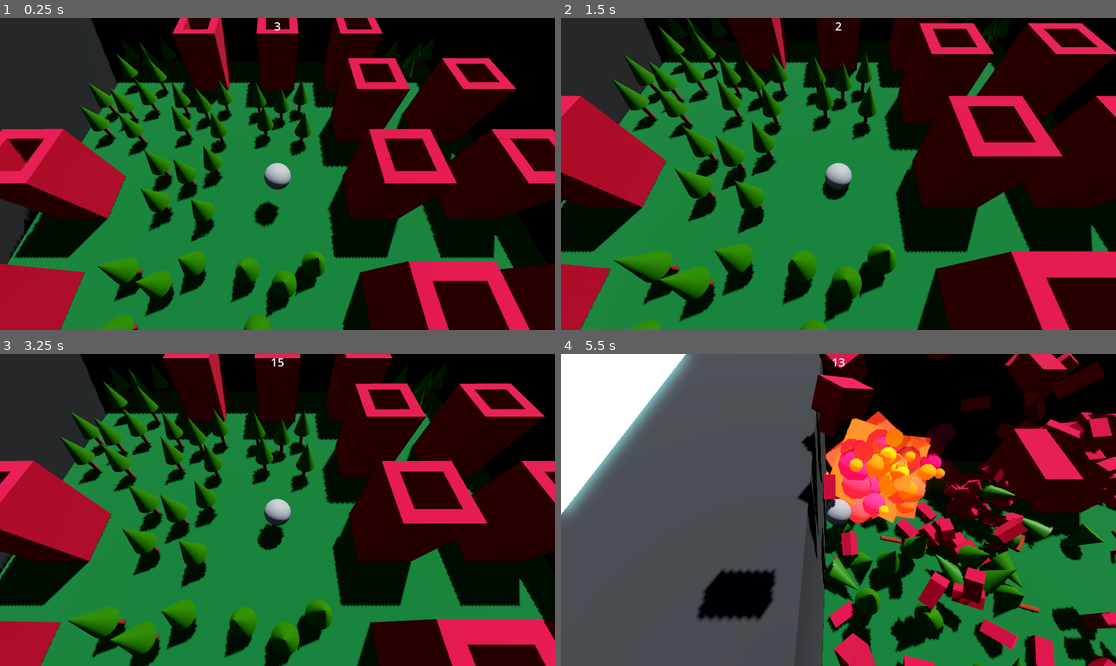
Above: before the commit, frames 1-4 (two rows, left to right).
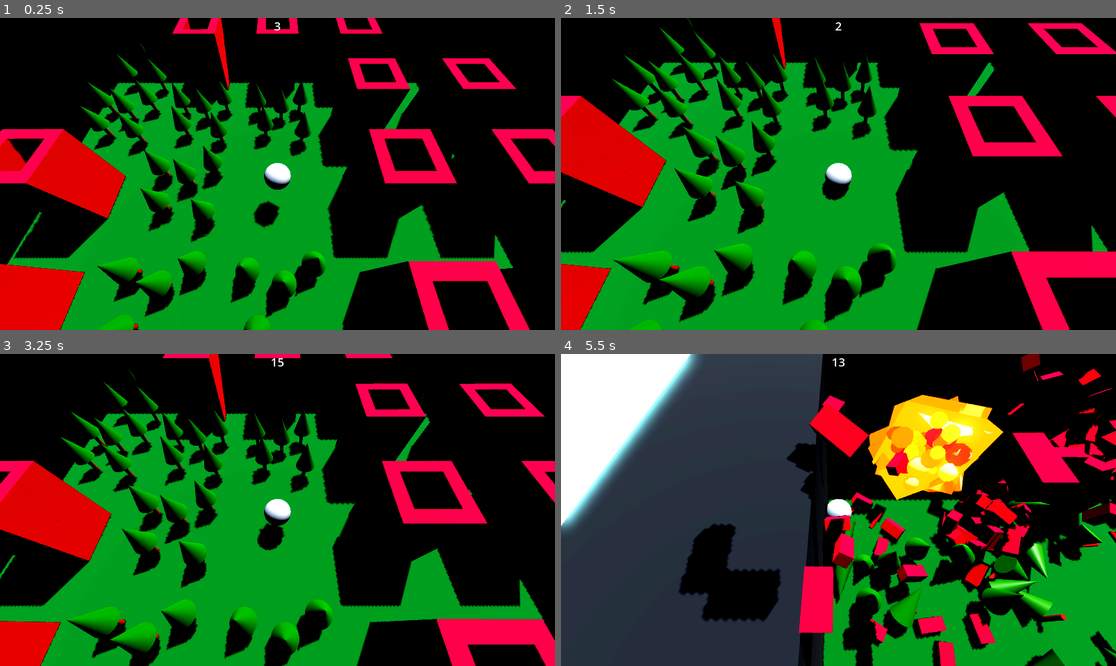
Above: after the commit, the same moments.

Repository: arocull/EnvisionJam2023
Game: Godot game, scene res://map/city.tscn
The game is run twice, just before and just after one commit, with the same random seed, the same clock (stepped at 60 frames per second) and the same inputs. A sky picture missing from this copy of the repository is replaced by a grey-blue gradient.
Inputs (mouse positions are in pixels of both pictures, inside the frame that each line leads up to):
- Up to frame 1 (0.25 s): no input
- Up to frame 2 (1.5 s): move the mouse to (960, 158) at 0.52 s; press the mouse at (960, 158) at 0.53 s; hold D (move_right) 0.53-1.28 s; tap Space (move_jump) at 0.77 s; tap Enter at 1.25 s; move the mouse to (727, 189) at 1.27 s; release the mouse at (727, 189) at 1.28 s; hold S (move_back) from 1.28 s (still down); click (727, 189) at 1.35 s
- Up to frame 3 (3.25 s): tap Space (move_jump) at 1.52, 2, 3.02 s; move the mouse to (333, 441) at 2.02 s; release S (move_back) at 2.03 s; press the mouse at (333, 441) at 2.03 s; hold D (move_right) 2.03-2.78 s; tap Enter at 2.75 s; move the mouse to (249, 572) at 2.77 s; release the mouse at (249, 572) at 2.78 s; hold W (move_forward) from 2.78 s (still down); click (249, 572) at 2.85 s
- Up to frame 4 (5.5 s): move the mouse to (1005, 556) at 3.52 s; release W (move_forward) at 3.53 s; press the mouse at (1005, 556) at 3.53 s; hold A (move_left) 3.53-5.03 s; tap Space (move_jump) at 3.77, 4.52 s; move the mouse to (672, 463) at 4.27 s; release the mouse at (672, 463) at 4.28 s; click (672, 463) at 4.35 s; move the mouse to (866, 510) at 5.02 s; press the mouse at (866, 510) at 5.03 s; hold S (move_back) from 5.03 s (still down)

The runs differ from the first frame. In frame 1, 75% of the frame differs, in the area x 0-100%, y 0-100%; in frame 2, 80%; in frame 3, 76%; in frame 4, 81%.

Commit message:
Increase explosion size, more visual touches

Diff:
--- a/efx/explosion.gd
+++ b/efx/explosion.gd
@@ -15,7 +15,6 @@
 	if not exploded:
 		exploded = true
 		var bodies = $Area3D.get_overlapping_bodies()
-		print(bodies.size())
 		for b in bodies:
 			if b is RigidBody3D:
 				var offset: Vector3 = b.global_position - global_position
--- a/efx/explosion.tscn
+++ b/efx/explosion.tscn
@@ -17,7 +17,7 @@
 size = Vector3(1.25, 1.25, 1.25)
 
 [sub_resource type="SphereShape3D" id="SphereShape3D_4ousl"]
-radius = 2.5
+radius = 3.0
 
 [node name="explosion" type="Node3D"]
 script = ExtResource("1_hj2kf")
--- /dev/null
+++ b/efx/processmat_dust.tres
@@ -0,0 +1,33 @@
+[gd_resource type="ParticleProcessMaterial" load_steps=5 format=3 uid="uid://dxt4ao67ytwu1"]
+
+[sub_resource type="Gradient" id="Gradient_bcne2"]
+offsets = PackedFloat32Array(0.502604, 1)
+colors = PackedColorArray(0.259294, 0.259294, 0.259294, 1, 0.230315, 0.230315, 0.230315, 0)
+
+[sub_resource type="GradientTexture1D" id="GradientTexture1D_lvlk1"]
+gradient = SubResource("Gradient_bcne2")
+
+[sub_resource type="Curve" id="Curve_shxj1"]
+max_value = 2.0
+_data = [Vector2(0, 1), 0.0, 5.28182, 0, 0, Vector2(1, 2), 1.04075, 0.0, 0, 0]
+point_count = 2
+
+[sub_resource type="CurveTexture" id="CurveTexture_idsft"]
+curve = SubResource("Curve_shxj1")
+
+[resource]
+lifetime_randomness = 0.7
+particle_flag_align_y = true
+spread = 90.0
+gravity = Vector3(0, 1, 0)
+initial_velocity_min = 2.0
+initial_velocity_max = 3.0
+angular_velocity_min = -45.0
+angular_velocity_max = 45.0
+damping_min = 4.0
+damping_max = 4.0
+angle_min = -180.0
+angle_max = 180.0
+scale_max = 2.0
+scale_curve = SubResource("CurveTexture_idsft")
+color_ramp = SubResource("GradientTexture1D_lvlk1")
--- /dev/null
+++ b/efx/shader_dust.tres
@@ -0,0 +1,39 @@
+[gd_resource type="VisualShader" load_steps=3 format=3 uid="uid://cgkhe68qksn7t"]
+
+[sub_resource type="VisualShaderNodeInput" id="VisualShaderNodeInput_2i176"]
+input_name = "color"
+
+[sub_resource type="VisualShaderNodeVectorDecompose" id="VisualShaderNodeVectorDecompose_13gve"]
+default_input_values = [0, Quaternion(0, 0, 0, 0)]
+op_type = 2
+
+[resource]
+code = "shader_type spatial;
+
+
+
+void fragment() {
+// Input:2
+	vec4 n_out2p0 = COLOR;
+
+
+// VectorDecompose:3
+	float n_out3p0 = n_out2p0.x;
+	float n_out3p1 = n_out2p0.y;
+	float n_out3p2 = n_out2p0.z;
+	float n_out3p3 = n_out2p0.w;
+
+
+// Output:0
+	ALBEDO = vec3(n_out2p0.xyz);
+	ALPHA = n_out3p3;
+
+
+}
+"
+graph_offset = Vector2(-278.025, 9.30771)
+nodes/fragment/2/node = SubResource("VisualShaderNodeInput_2i176")
+nodes/fragment/2/position = Vector2(-580, 180)
+nodes/fragment/3/node = SubResource("VisualShaderNodeVectorDecompose_13gve")
+nodes/fragment/3/position = Vector2(-220, 260)
+nodes/fragment/connections = PackedInt32Array(2, 0, 0, 0, 2, 0, 3, 0, 3, 3, 0, 1)
--- a/map/city.tscn
+++ b/map/city.tscn
@@ -20,8 +20,13 @@
 background_energy_multiplier = 0.5
 sky = SubResource("Sky_pkoej")
 ambient_light_source = 3
-tonemap_mode = 2
+reflected_light_source = 2
+tonemap_mode = 3
+ssao_enabled = true
 glow_enabled = true
+adjustment_enabled = true
+adjustment_brightness = 1.25
+adjustment_contrast = 1.5
 
 [sub_resource type="WorldBoundaryShape3D" id="WorldBoundaryShape3D_w5xy7"]
 
--- a/player/movement.gd
+++ b/player/movement.gd
@@ -10,7 +10,7 @@
 @onready var attack_cooldown: float = max_attack_cooldown
 
 func _ready():
-	pass
+	$dust.emitting = false
 
 func _physics_process(delta):
 	if GameManager.phase != GameManager.PHASE.Game:
@@ -29,6 +29,10 @@
 		grounded = true
 		if Input.is_action_just_pressed("move_jump"):
 			apply_central_impulse(hitResults.get("normal", Vector3.UP) * jump_force)
+
+		$dust.global_position = hitResults.get("position")
+
+	$dust.emitting = (linear_velocity.length() > 4) && grounded
 
 	# Get the input direction and handle the movement/deceleration.
 	# As good practice, you should replace UI actions with custom gameplay actions.
--- a/player/player.gd
+++ b/player/player.gd
@@ -9,10 +9,7 @@
 
 func _process(delta):
 	$cam_parent.global_transform.origin = $RigidBody3D.global_transform.origin
-
 	$cam_parent/cam_offset/Camera3D.position = random_vector() * (min(shake, 200) / 1000)
-
-	print(shake)
 	shake -= delta * shake_decay
 	if shake < 0:
 		shake = 0
--- a/player/player.tscn
+++ b/player/player.tscn
@@ -1,7 +1,9 @@
-[gd_scene load_steps=5 format=3 uid="uid://bnqe7swv3siy6"]
+[gd_scene load_steps=9 format=3 uid="uid://bnqe7swv3siy6"]
 
 [ext_resource type="Script" path="res://player/player.gd" id="1_v6ny5"]
 [ext_resource type="Script" path="res://player/movement.gd" id="2_rx1pb"]
+[ext_resource type="Material" uid="uid://dxt4ao67ytwu1" path="res://efx/processmat_dust.tres" id="3_dc4qx"]
+[ext_resource type="Shader" uid="uid://cgkhe68qksn7t" path="res://efx/shader_dust.tres" id="4_cwgq3"]
 
 [sub_resource type="SphereShape3D" id="SphereShape3D_eklvf"]
 radius = 0.6
@@ -9,6 +11,14 @@
 [sub_resource type="SphereMesh" id="SphereMesh_6aubi"]
 radius = 0.6
 height = 1.2
+
+[sub_resource type="ShaderMaterial" id="ShaderMaterial_0qm54"]
+render_priority = 0
+shader = ExtResource("4_cwgq3")
+
+[sub_resource type="BoxMesh" id="BoxMesh_oaob4"]
+material = SubResource("ShaderMaterial_0qm54")
+size = Vector3(0.2, 0.2, 0.2)
 
 [node name="player" type="Node3D"]
 script = ExtResource("1_v6ny5")
@@ -30,6 +40,12 @@
 mesh = SubResource("SphereMesh_6aubi")
 skeleton = NodePath("../..")
 
+[node name="dust" type="GPUParticles3D" parent="RigidBody3D"]
+transform = Transform3D(-4.37114e-08, -1, 0, 1, -4.37114e-08, 0, 0, 0, 1, 0, 0, 0)
+amount = 20
+process_material = ExtResource("3_dc4qx")
+draw_pass_1 = SubResource("BoxMesh_oaob4")
+
 [node name="cam_parent" type="Node3D" parent="."]
 
 [node name="cam_offset" type="Node3D" parent="cam_parent"]
--- a/project.godot
+++ b/project.godot
@@ -66,4 +66,4 @@
 
 [rendering]
 
-anti_aliasing/quality/msaa_3d=1
+anti_aliasing/quality/msaa_3d=2
